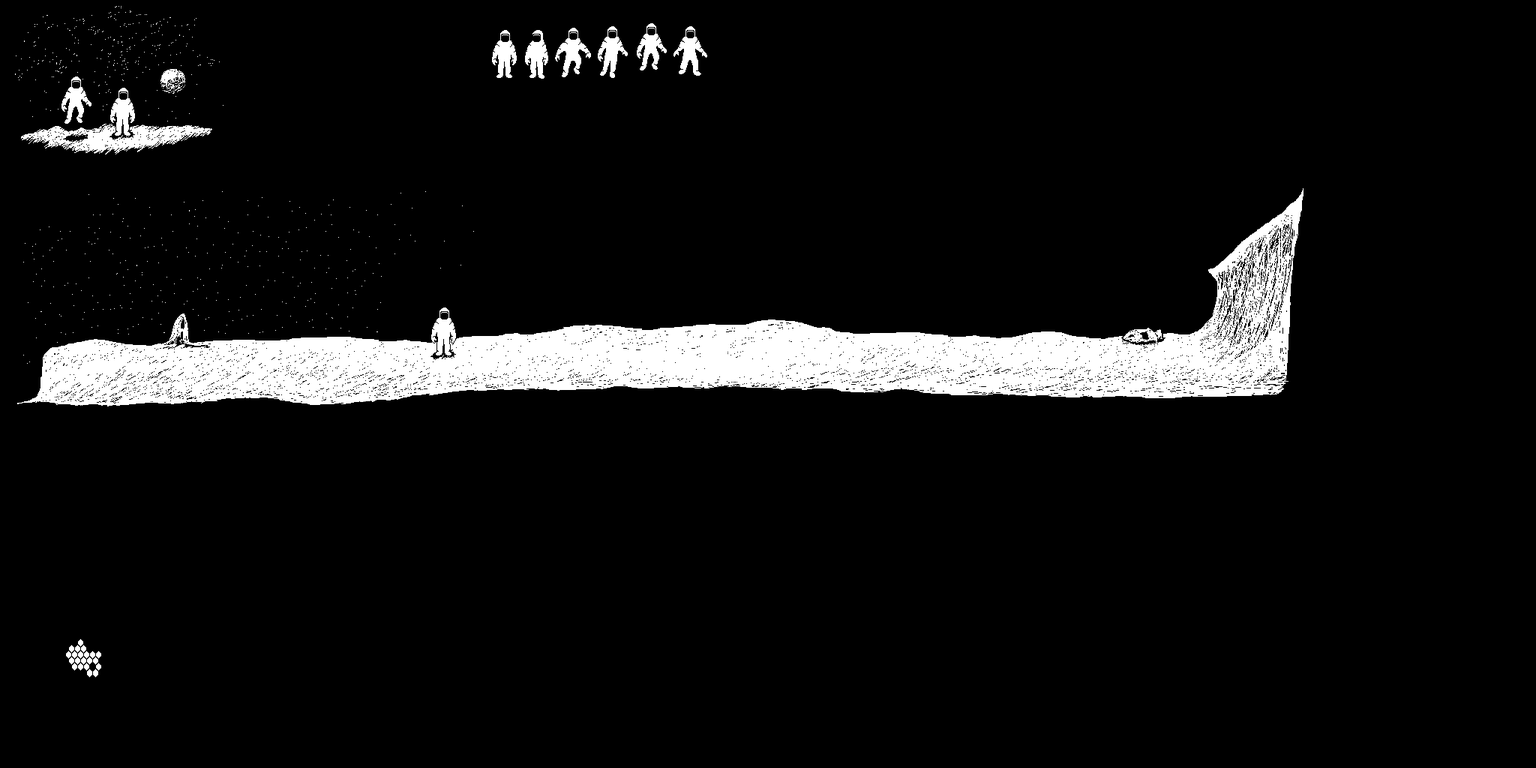
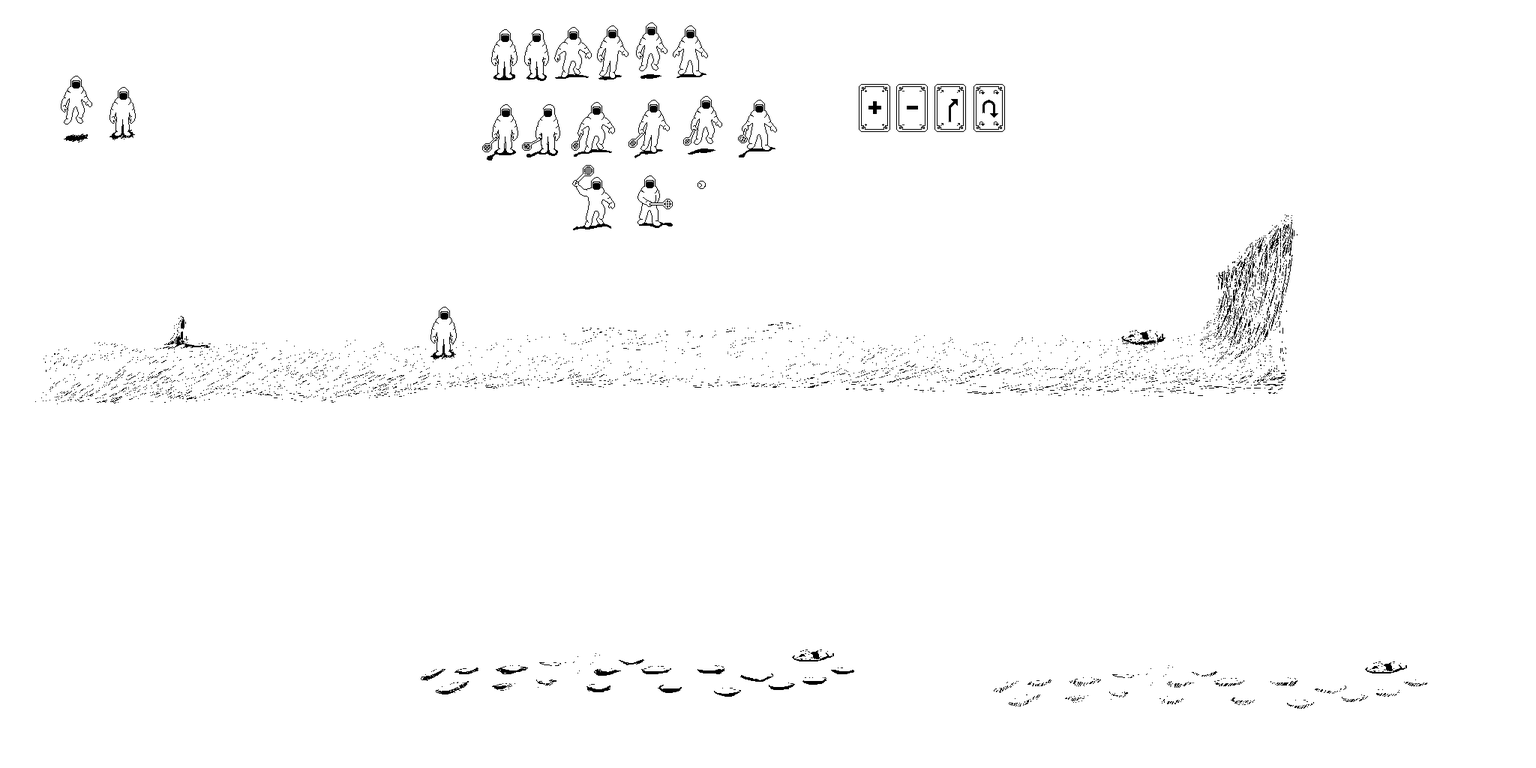
Layer changes from the first 1536×768 image to the second:
painted on "Ebene #1" over [482, 79, 1005, 228]
painted on "Ebene #4" over [486, 79, 776, 231]
painted on "Ebene #3" over [406, 645, 1467, 717]
renamed "Ebene #5" to "Ebene #6", painted on it over [17, 104, 1304, 407]
hid "Ebene" over [0, 0, 1536, 768]
